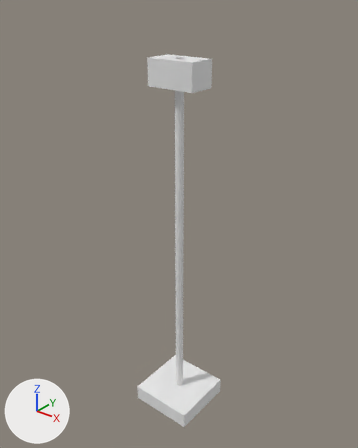
The OBJ model unreal/MappingSaintDenis/Content/Import/Elements/SM_Totem.obj: old version first, new version second.
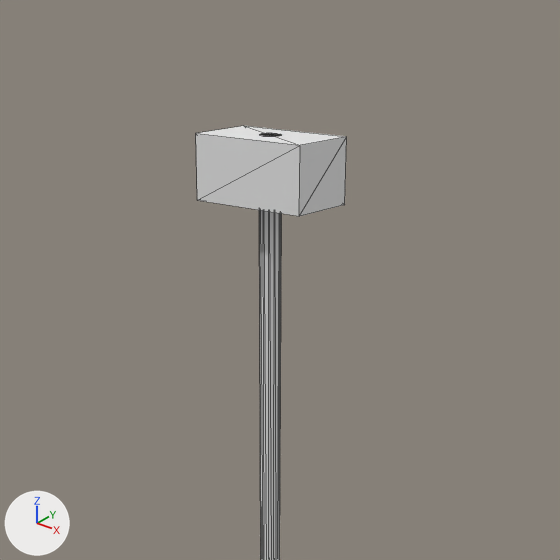
Old and new are each drawn whole from a camera (50 mm lens) standing at (3.99, -4.99, 6.33) and looking at (-0.07, 0.08, 3.18) and again close up on the part from 18% to 85% of the width and 0% to 54% of the height. Lighting does not change. The marker at lower left points along +X, +Y and +Z. The last two pictures show the newer version. The close-ups show mesh edges as thin lines. Where no turn or scale is listed for an object, it has been applied to the vertices.

In view in the first close-up: 'SM_Totem'.
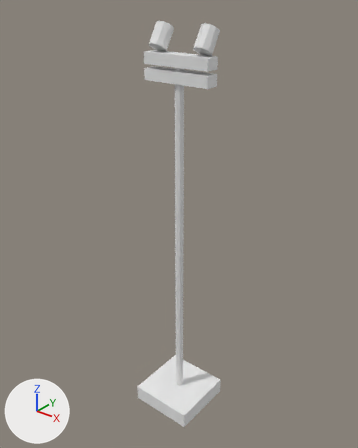
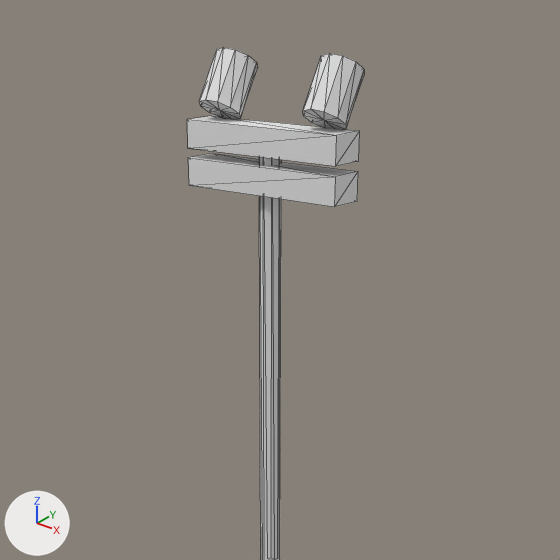
Pixel boxes (x1, y1, x2, y2) of what changed, in the close-ups (560 x 560 px):
'SM_Totem', reshaped: before (196, 126, 346, 560); after (187, 48, 364, 560)
part 1 of me_sm_totem, added: after (188, 153, 358, 207)
part 2 of me_sm_totem, added: after (187, 116, 360, 166)
part 3 of me_sm_totem, added: after (199, 48, 257, 119)
part 4 of me_sm_totem, added: after (303, 53, 364, 130)
part 5 of me_sm_totem, cut back: before (196, 126, 346, 560); after (259, 157, 282, 560)

The change, as a diff of the scene's bpy script:
```diff
--- a/unreal/MappingSaintDenis/Content/Import/Elements/SM_Totem.obj.py
+++ b/unreal/MappingSaintDenis/Content/Import/Elements/SM_Totem.obj.py
@@ me_sm_totem @@
 # used by ob_sm_totem; location = (0.0, 0.0, 0.0)
-me_sm_totem.from_pydata(...)  # 42 vertices, 72 faces; spans x -0.5..0.5, y -0.5..0.5, z 0.0..5.5
+me_sm_totem.from_pydata(...)  # 86 vertices, 148 faces; spans x -0.5..0.5, y -0.5..0.5, z 0.0..5.91
+# me_sm_totem part 1: a new loose piece, a box spanning x -0.5..0.5, y -0.1..0.1, z 5.2..5.35, in mat_material_0 (white #e7e7e7)
+# me_sm_totem part 2: a new loose piece, a box spanning x -0.5..0.5, y -0.1..0.1, z 5.4..5.55, in mat_material_0 (white #e7e7e7)
+# me_sm_totem part 3: a new loose piece of 22 vertices spanning x -0.47..-0.23, y -0.1..0.25, z 5.54..5.91, in mat_material_0 (white #e7e7e7)
+# me_sm_totem part 4: a new loose piece of 22 vertices spanning x 0.23..0.47, y -0.1..0.25, z 5.54..5.91, in mat_material_0 (white #e7e7e7)
+# me_sm_totem part 5
+# 24 vertices are removed from x -0.35..0.35, y -0.2..0.2, z 0.0..5.5
+# 60 faces are deleted
+# 8 vertices are added at x -0.04..0.04, y -0.04..0.04, z 0.0..5.5
+# 32 new faces join them
 me_sm_totem.materials.append(mat_material_0)
```
